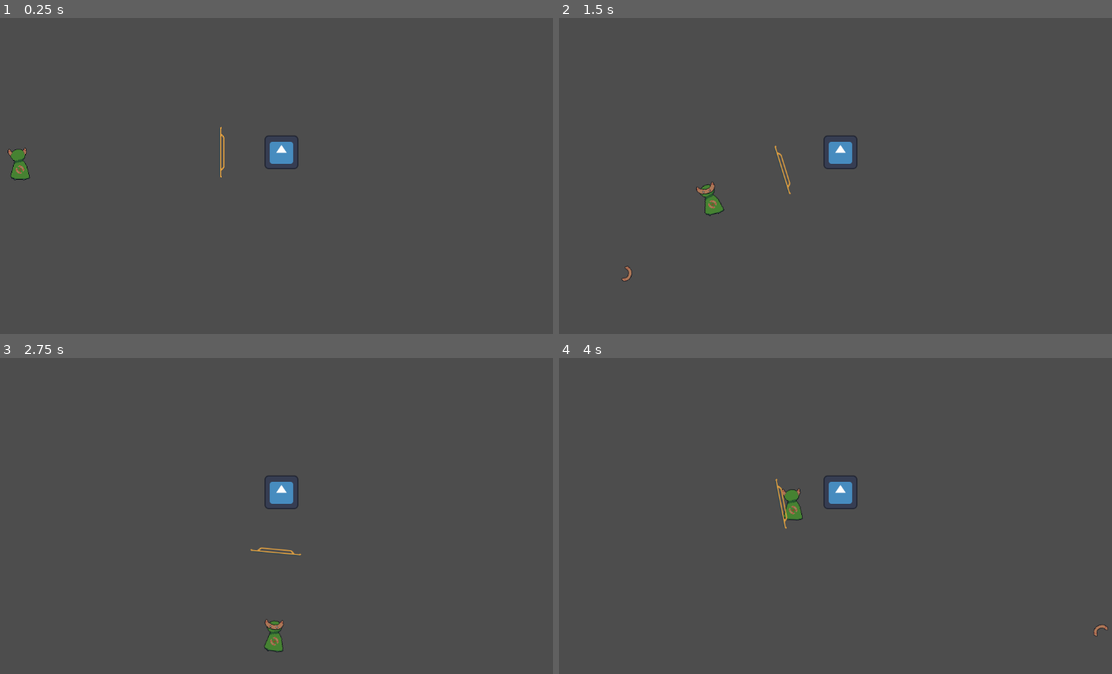
Above: before the commit, frames 1-4 (two rows, left to right).
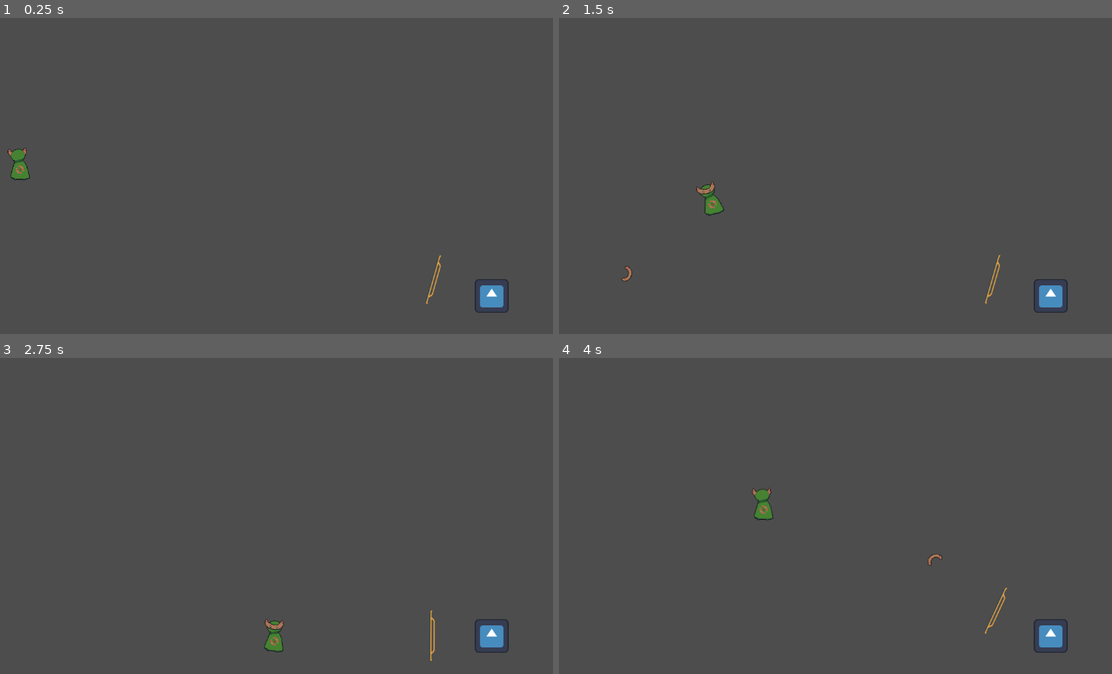
Above: after the commit, the same moments.

Repository: steve52/boomerang-guy-and-the-aglet
Game: Godot game, scene res://Scenes/game.tscn
The game is run twice, just before and just after one commit, with the same random seed, the same clock (stepped at 60 frames per second) and the same inputs. The engine's default icon, where the game draws it, is replaced by a stand-in: a white triangle on a blue panel in a dark square.
Inputs (mouse positions are in pixels of both pictures, inside the frame that each line leads up to):
- Up to frame 1 (0.25 s): no input
- Up to frame 2 (1.5 s): tap Enter at 0.5 s; move the mouse to (940, 169) at 0.52 s; hold D (Right) 0.53-1.28 s; right-click (940, 169) at 0.6 s; move the mouse to (686, 204) at 1.27 s; hold S (Down) from 1.28 s (still down); click (686, 204) at 1.35 s
- Up to frame 3 (2.75 s): right-click (127, 544) at 1.55 s; move the mouse to (309, 452) at 2.02 s; release S (Down) at 2.03 s; hold D (Right) from 2.03 s (still down); right-click (309, 452) at 2.1 s
- Up to frame 4 (4 s): move the mouse to (774, 595) at 2.77 s; release D (Right) at 2.78 s; hold W (Up) 2.78-3.53 s; right-click (774, 595) at 2.85 s; move the mouse to (990, 579) at 3.52 s; hold A (Left) from 3.53 s (still down); click (990, 579) at 3.6 s; right-click (990, 579) at 3.8 s

The runs differ from the first frame. In frame 1, 0.9% of the frame differs, in the area x 39-93%, y 34-94%; in frame 2, 0.9%; in frame 3, 0.9%; in frame 4, 1.5%, in the area x 34-100%, y 37-94%.

Commit message:
shield done

Diff:
--- a/Scenes/Enemies/ShieldBoss.tscn
+++ b/Scenes/Enemies/ShieldBoss.tscn
@@ -39,14 +39,16 @@
 [node name="ShieldPivot" type="Node2D" parent="." unique_id=1067250997]
 
 [node name="Shield" type="AnimatableBody2D" parent="ShieldPivot" unique_id=1169571093]
-position = Vector2(-100, 0)
+position = Vector2(100, 0)
 collision_layer = 64
+sync_to_physics = false
 
 [node name="Sprite2D" type="Sprite2D" parent="ShieldPivot/Shield" unique_id=1037042098]
 texture = ExtResource("3_kgna6")
+flip_h = true
 
 [node name="ShieldHitbox" type="CollisionShape2D" parent="ShieldPivot/Shield" unique_id=1034695215]
-position = Vector2(-12, 0)
+position = Vector2(12, 0)
 shape = SubResource("CapsuleShape2D_uk0vl")
 
 [connection signal="area_entered" from="Area2D" to="." method="TakeDamage"]
--- a/Scenes/game.tscn
+++ b/Scenes/game.tscn
@@ -20,4 +20,4 @@
 position = Vector2(141, 279)
 
 [node name="ShieldBoss" parent="." unique_id=1342658842 instance=ExtResource("3_wrm1d")]
-position = Vector2(638, 258)
+position = Vector2(1036, 531)
--- a/Scripts/EnemyClass.gd
+++ b/Scripts/EnemyClass.gd
@@ -8,13 +8,13 @@
 func _ready():
 	Player = get_parent().Player
 
-func _physics_process(delta):
+func _physics_process(_delta):
 	SpriteDirectionCheck()
 
 func SpriteDirectionCheck():
 	pass
 
-func TakeDamage(Boomerang):
+func TakeDamage(_Boomerang):
 	Health -= 1
 	if Health == 0:
 		if !CheckForPhaseChanges():
@@ -31,10 +31,10 @@
 func DeathAnimation():
 	return
 
-func ShootBullets(Bullets,direction):
+func ShootBullets(Bullets,direction,StartPosition):
 	var bullets = Bullets.instantiate()
 	get_parent().add_child(bullets)
-	bullets.position = position
+	bullets.position = StartPosition
 	bullets.direction = direction
 	bullets.Shoot()
 
@@ -56,7 +56,7 @@
 	pass
 
 func BeforeTeleport(Target):
-	pass
+	Teleport(Target)
 
 func Teleport(Target):
 	position = Target
@@ -66,7 +66,7 @@
 	pass
 
 func BeforeDash(Target):
-	pass
+	Dash(Target)
 
 func Dash(Target):
 	var ETA = position.distance_to(Target) / (Speed)
--- a/Scripts/boomerang.gd
+++ b/Scripts/boomerang.gd
@@ -26,6 +26,11 @@
 		var direction = to_local($NavigationAgent2D.get_next_path_position()).normalized()
 		var NewVelocity = delta * Speed * direction
 		position += NewVelocity
+	if Input.is_action_just_pressed("BoomerangRecall"):
+		ThrowTween.kill()
+		Returning = true
+		$PathfindTimer.start()
+		_on_pathfind_timer_timeout()
 	$Icon.rotation_degrees += 15
 
 
@@ -42,7 +47,8 @@
 		else:
 			idkwhattocallititmakessureitdoesntinstantlygetdestroyed = true
 	elif body.name == "Shield":
-		print("a")
 		if !Returning:
-			print("b")
+			Returning = true
+			$PathfindTimer.start()
+			_on_pathfind_timer_timeout()
 			ThrowTween.kill()
--- a/Scripts/charging_enemy.gd
+++ b/Scripts/charging_enemy.gd
@@ -16,13 +16,13 @@
 	await get_tree().create_timer(.6).timeout
 	for i in 8:
 		var BulletDirection = Vector2.from_angle(deg_to_rad(i*45))
-		ShootBullets(CHARGING_ENEMY_BULLETS, BulletDirection)
+		ShootBullets(CHARGING_ENEMY_BULLETS, BulletDirection, position)
 	Charge()
 
 func  AfterCharge():
 	for i in 8:
 		var BulletDirection = Vector2.from_angle(deg_to_rad(i*45))
-		ShootBullets(CHARGING_ENEMY_BULLETS, BulletDirection)
+		ShootBullets(CHARGING_ENEMY_BULLETS, BulletDirection, position)
 	$ChargeTimer.start(3+randf_range(-1,1))
 	var tween = get_tree().create_tween()
 	tween.tween_property(self, "rotation_degrees", 0, .2)
--- a/Scripts/player.gd
+++ b/Scripts/player.gd
@@ -54,5 +54,5 @@
 		Boomerang.Player = self
 
 
-func Hit(HitBy):
+func Hit(_HitBy):
 	print("Dead")
--- a/Scripts/teleporting_enemy.gd
+++ b/Scripts/teleporting_enemy.gd
@@ -12,7 +12,7 @@
 	var Target = position.direction_to(Player.position)
 	for i in 3:
 		await get_tree().create_timer(.2).timeout
-		ShootBullets(TELEPORTING_ENEMY_HELIX_BULLETS, Target)
+		ShootBullets(TELEPORTING_ENEMY_HELIX_BULLETS, Target, position)
 	$HelixShotTimer.start(1.5+randf_range(-.5,.5))
 	ShotsToTeleport -= 1
 	if ShotsToTeleport == 0:
--- a/project.godot
+++ b/project.godot
@@ -46,6 +46,11 @@
 "events": [Object(InputEventMouseButton,"resource_local_to_scene":false,"resource_name":"","device":-1,"window_id":0,"a …(258 unchanged characters)…
 ]
 }
+BoomerangRecall={
+"deadzone": 0.2,
+"events": [Object(InputEventMouseButton,"resource_local_to_scene":false,"resource_name":"","device":-1,"window_id":0,"alt_pressed":false,"shift_pressed":false,"ctrl_pressed":false,"meta_pressed":false,"button_mask":2,"position":Vector2(206, 17),"global_position":Vector2(215, 65),"factor":1.0,"button_index":2,"canceled":false,"pressed":true,"double_click":false,"script":null)
+]
+}
 
 [layer_names]
 
